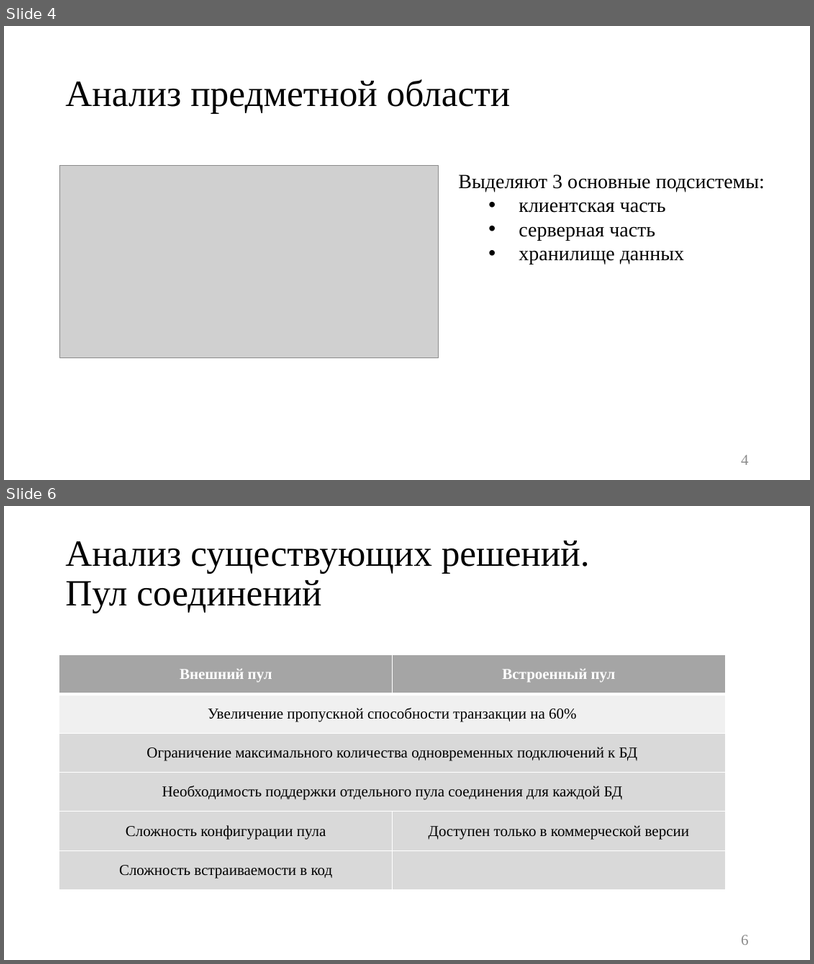
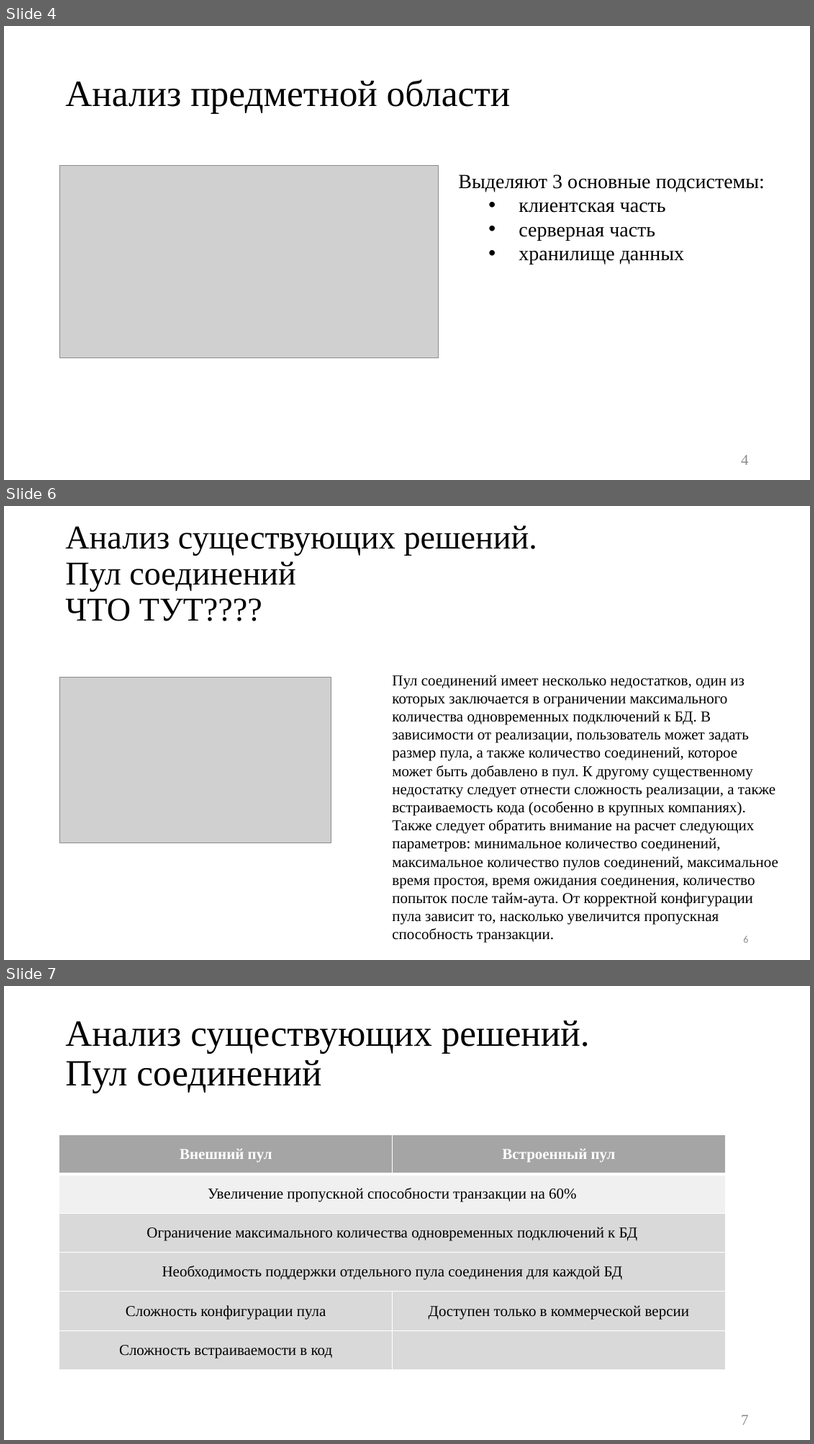
Before and after one commit to platosha-git/Diplom-theory, a slide deck: Презентация.pptx. Shown one above the other, each under a label of ours: slides 4 and 6 before the commit, slides 4, 6 and 7 after it; the slides between them are not shown. The pictures are 814x964 and 814x1444 pixels, drawn with LibreOffice and Linux fonts; fonts in the diff are those of the drawing; grey boxes stand for pictures. Boxes give left, top, right and bottom in pixels: in the first picture for what was removed or moved away, otherwise in the second. Text is boxed around its words. In the diff, an @@ line names an element or a change of style, - is before the commit and + after.

```diff
--- a/Презентация.pptx
+++ b/Презентация.pptx
@@ slide 6 added at (x1=4, y1=506, x2=810, y2=960), background #FFFFFF @@
@@ title added at (x1=65, y1=525, x2=538, y2=621), 39.6 pt, text #000000 @@
+Анализ существующих решений.
+Пул соединений
+ЧТО ТУТ????
@@ picture added at (x1=59, y1=677, x2=332, y2=842) @@
@@ text added at (x1=392, y1=674, x2=779, y2=942), 18 pt, text #000000 @@
+Пул соединений имеет несколько недостатков, один из которых заключается в ограничении максимального количества одновременных подключений к БД. В зависимости от реализации, пользователь может задать размер пула, а также количество соединений, которое может быть добавлено в пул. К другому существенному недостатку следует отнести сложность реализации, а также встраиваемость кода (особенно в крупных компаниях). Также следует обратить внимание на расчет следующих параметров: минимальное количество соединений, максимальное количество пулов соединений, максимальное время простоя, время ожидания соединения, количество попыток после тайм-аута. От корректной конфигурации пула зависит то, насколько увеличится пропускная способность транзакции.
@@ page number added at (x1=743, y1=936, x2=748, y2=942), 12 pt, text #8C8C8C @@
+6
@@ what was slide 6 is now slide 7 @@
@@ page number at (x1=741, y1=1414, x2=748, y2=1424): text changed @@
-6
+7
```
Also in this commit, not shown: 2 slides changed, 1 other slide added, 1 slide removed, 7 other files.
